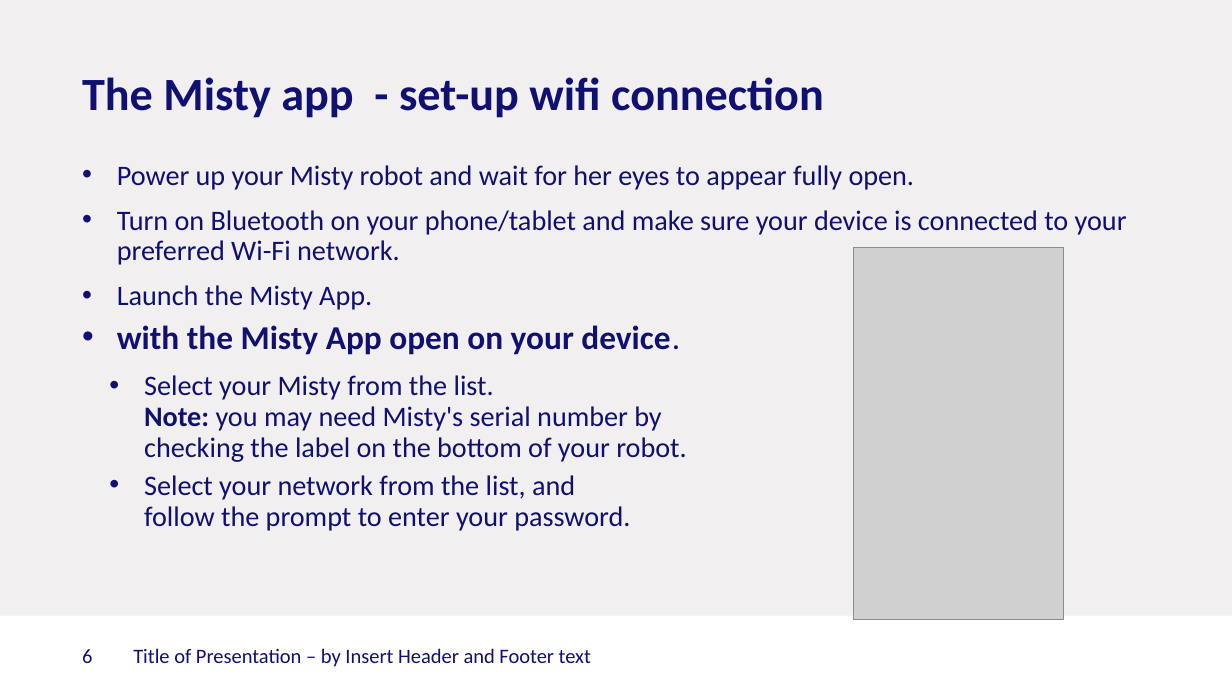
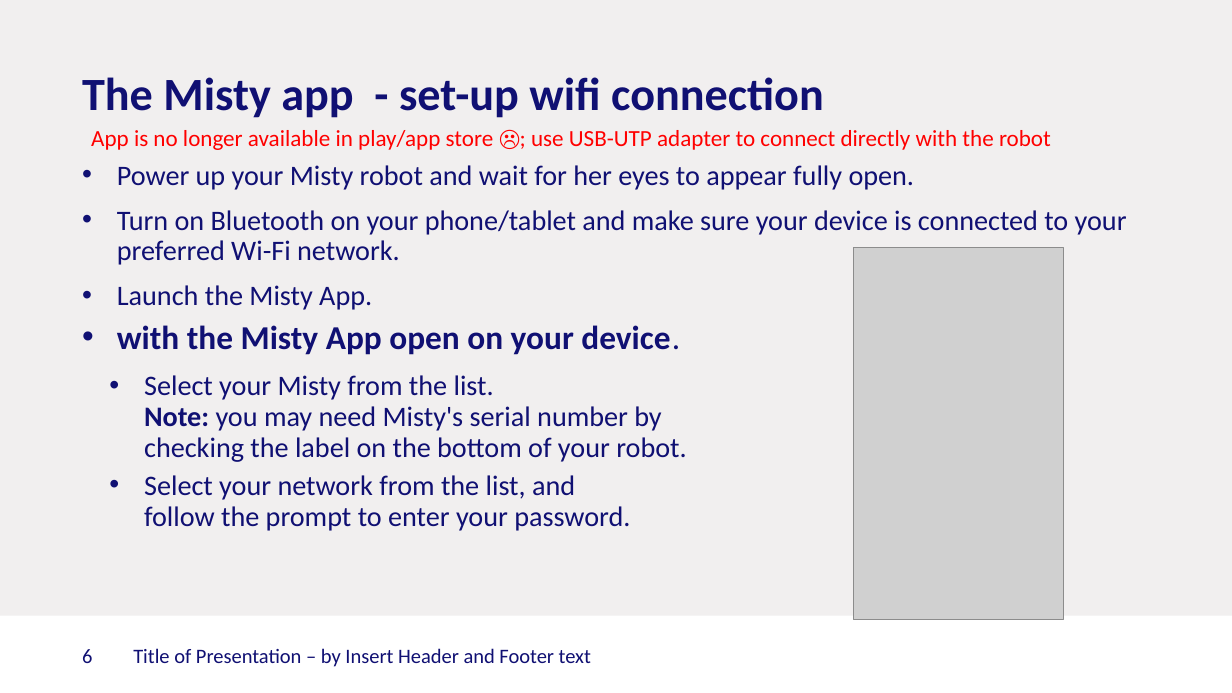
Before and after one commit to Rctue/nao-lib, a slide deck: slide 6 of Misty tutorial.pptx. Drawn at 1232x693 pixels with LibreOffice and Linux fonts; fonts in the diff are those of the drawing; grey boxes stand for pictures; background and template pictures are left out. Boxes give left, top, right and bottom in pixels: in the first picture for what was removed or moved away, otherwise in the second. Text is boxed around its words. In the diff, an @@ line names an element or a change of style, - is before the commit and + after.

```diff
--- a/Misty tutorial.pptx
+++ b/Misty tutorial.pptx
@@ text added at box(91, 130, 1051, 150), 18 pt, text #FF0000 @@
+App is no longer available in play/app store ☹; use USB-UTP adapter to connect directly with the robot
```
Also in this commit, not shown: 2 other slides changed.
